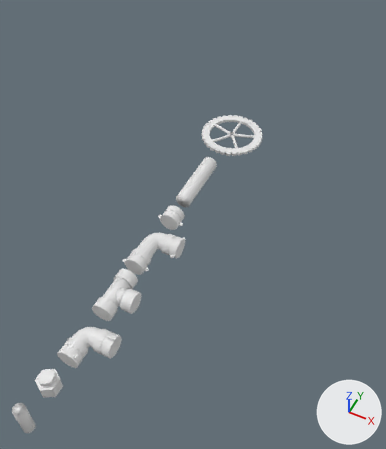
A saved change to the Blender file rawMaterials.blend.
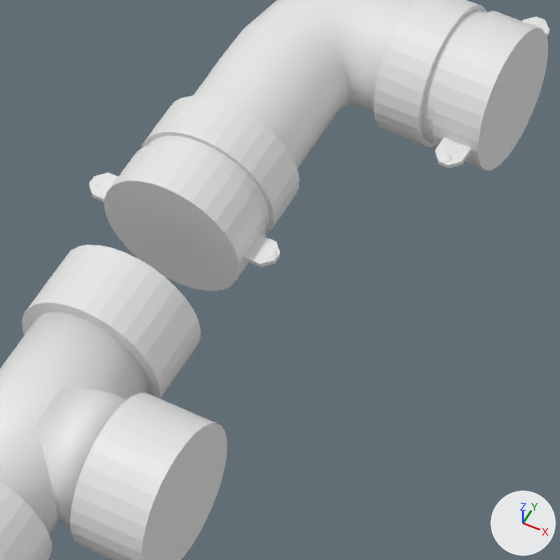
The first picture shows the older version from a 50 mm lens placed at (-1.2, -7.65, 12.05), pointed at (-6.52, 2.98, -1.24). The close-ups show both versions on the part from 29% to 48% of the width and 52% to 69% of the height of that picture; other places that the commit changed are outside them. Lighting does not change. The marker at lower right points along +X, +Y and +Z.

Before the edit, the objects in view are built like this:
```python
me_トーラス_003 = bpy.data.meshes.new('トーラス.003')
me_トーラス_003.from_pydata(...)  # 416 vertices, 386 faces; spans x -0.734..0.0, y 0.1..1.241, z -0.25..0.25
me_トーラス_003.polygons.foreach_set('use_smooth', [True] * 386)
me_円柱_009 = bpy.data.meshes.new('円柱.009')
me_円柱_009.from_pydata(...)  # a 32-sided cylinder along z spanning x -1.0..1.0, y -1.0..1.0, z -1.0..1.0
me_円柱_013 = bpy.data.meshes.new('円柱.013')
me_円柱_013.from_pydata(...)  # a 32-sided cylinder along z spanning x -1.0..1.0, y -1.0..1.0, z -1.0..1.0
ob_トーラス_003 = bpy.data.objects.new('トーラス.003', me_トーラス_003)
ob_トーラス_003.location = (-6.307, 0.0, 0.0)
ob_円柱 = bpy.data.objects.new('円柱', me_円柱_009)
ob_円柱.location = (-6.763, -1.729, 0.0)
ob_円柱.rotation_euler = (1.571, 0.0, 0.0)  # degrees (90, 0, 0)
ob_円柱.scale = (0.3, 0.3, 0.15)
ob_円柱_007 = bpy.data.objects.new('円柱.007', me_円柱_013)
ob_円柱_007.location = (-6.276, -1.209, 0.0)
ob_円柱_007.rotation_euler = (1.571, 0.0, 1.571)  # degrees (90, 0, 90)
ob_円柱_007.scale = (0.3, 0.3, 0.15)
# also in view: '結合' at (-6.78, 0.04, 0.0); '円柱.002' at (-6.76, -1.21, 0.0); '円柱.006' at (-6.53, -1.21, 0.0); '円柱.003' at (-6.76, -0.67, 0.0); '結合.001' at (-6.16, 0.99, 0.0)
```
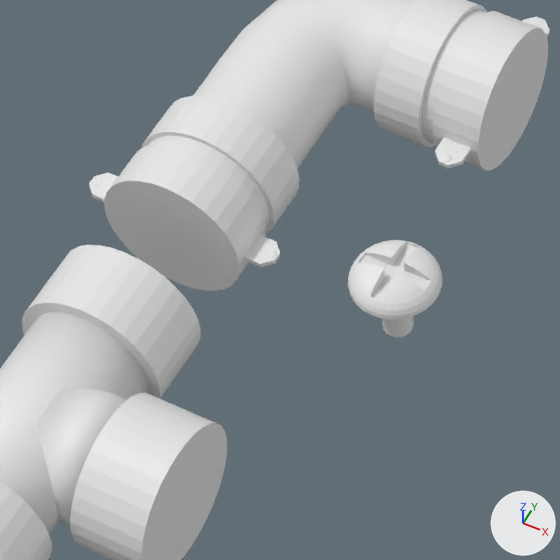
Where the newer file only moved an object's origin or applied its transform, the numbers keep the older frame.

What changed in the scene script:
```text
Add me_円錐:
    me_円錐.from_pydata(...)  # a 32-sided cone pointing to +z spanning x -1.0..1.0, y -1.0..1.0, z -1.0..1.0
Add me_円柱_056:
    me_円柱_056.from_pydata(...)  # a 32-sided cylinder along z spanning x -1.0..1.0, y -1.0..1.0, z -0.5..0.5
Add me_球:
    me_球.from_pydata(...)  # 263 vertices, 211 faces; spans x -1.0..1.0, y -1.0..1.0, z 0.0..0.98
Add ob_円錐:
    ob_円錐 = bpy.data.objects.new('円錐', me_円錐)
    ob_円錐.location = (-5.917, 0.0, -0.329)
    ob_円錐.rotation_euler = (0.0, 3.142, 0.0)  # degrees (0, 180, 0)
    ob_円錐.scale = (0.06, 0.06, 0.05)
Add ob_円柱_037:
    ob_円柱_037 = bpy.data.objects.new('円柱.037', me_円柱_056)
    ob_円柱_037.location = (-5.917, 0.0, -0.129)
    ob_円柱_037.scale = (0.06, 0.06, 0.3)
Add ob_球:
    ob_球 = bpy.data.objects.new('球', me_球)
    ob_球.location = (-5.917, 0.0, 0.0)
    ob_球.scale = (0.18, 0.18, 0.1)
```

Changed parts and their boxes [x1, y1, x2, y2] in the close-ups (560 x 560 px):
'球', added: after [348, 240, 442, 319]
'円柱.037', added: after [382, 316, 414, 337]
'円錐', added: after [392, 335, 406, 339]
